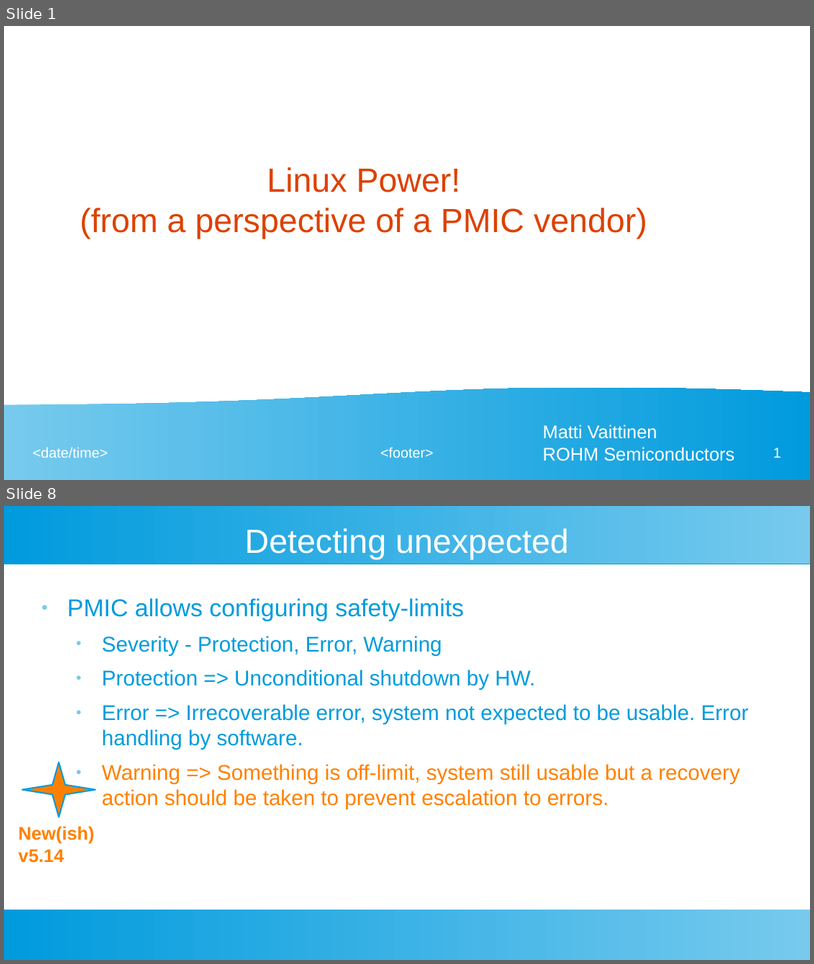
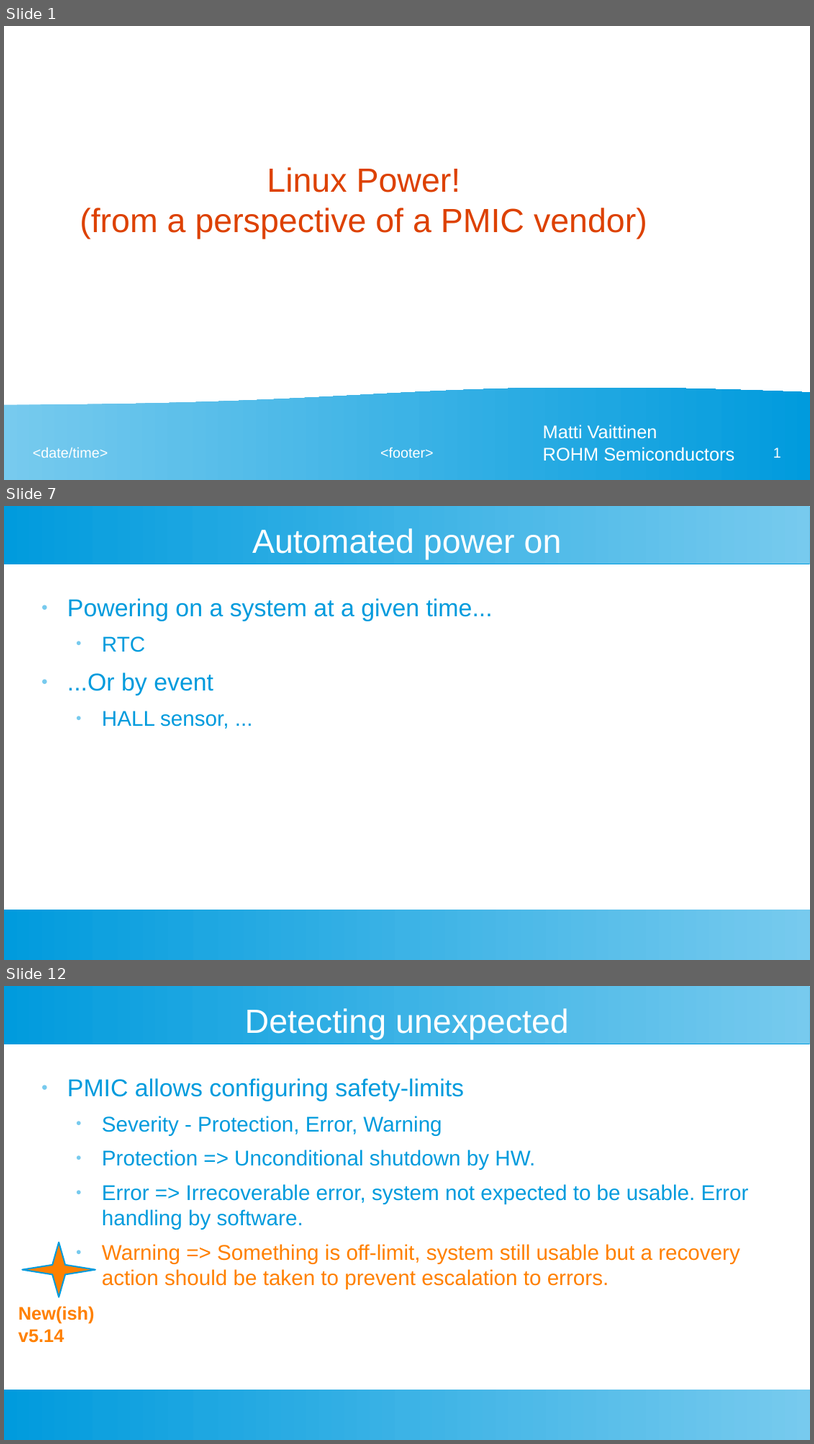
Before and after one commit to M-Vaittinen/babblings, a slide deck: PMIC/PMIC-babblings.odp. Shown one above the other, each under a label of ours: slides 1 and 8 before the commit, slides 1, 7 and 12 after it; the slides between them are not shown. The pictures are 814x964 and 814x1444 pixels, drawn with LibreOffice and Linux fonts; fonts in the diff are those of the drawing. Boxes give left, top, right and bottom in pixels: in the first picture for what was removed or moved away, otherwise in the second. Text is boxed around its words. In the diff, an @@ line names an element or a change of style, - is before the commit and + after.

```diff
--- a/PMIC/PMIC-babblings.odp
+++ b/PMIC/PMIC-babblings.odp
@@ slide 7 added at (x1=4, y1=506, x2=810, y2=960), background #FFFFFF; not listed: 2 template elements that a slide beside it also shows @@
@@ title added at (x1=252, y1=528, x2=562, y2=559), 33 pt, text #FFFFFF @@
+Automated power on
@@ text added at (x1=67, y1=598, x2=493, y2=728), 24 pt, text #009BDD @@
+● Powering on a system at a given time...
+  ● RTC
+● ...Or by event
+  ● HALL sensor, ...
@@ what was slide 8 is now slide 12 @@
```
Also in this commit, not shown: 8 slides changed, 3 other slides added.
